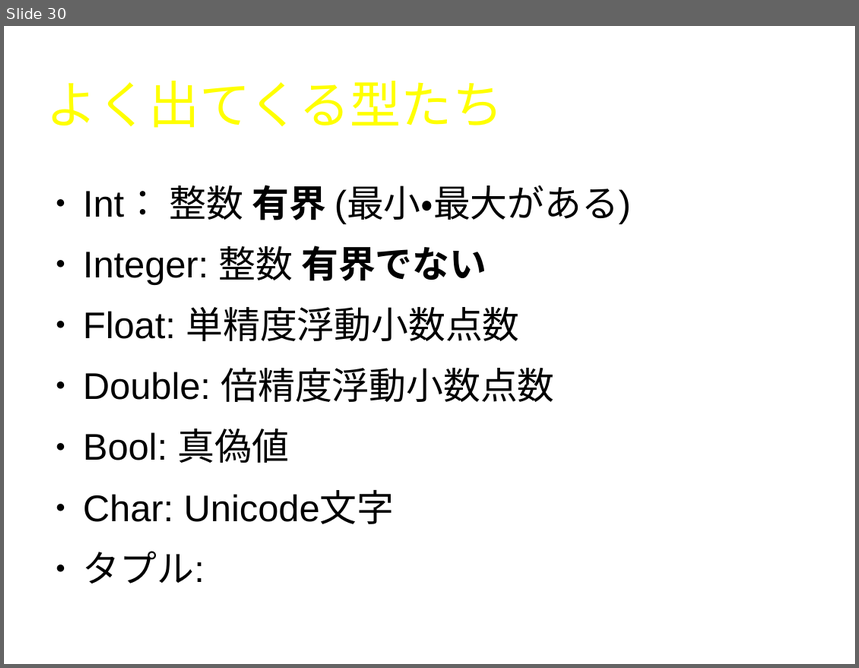
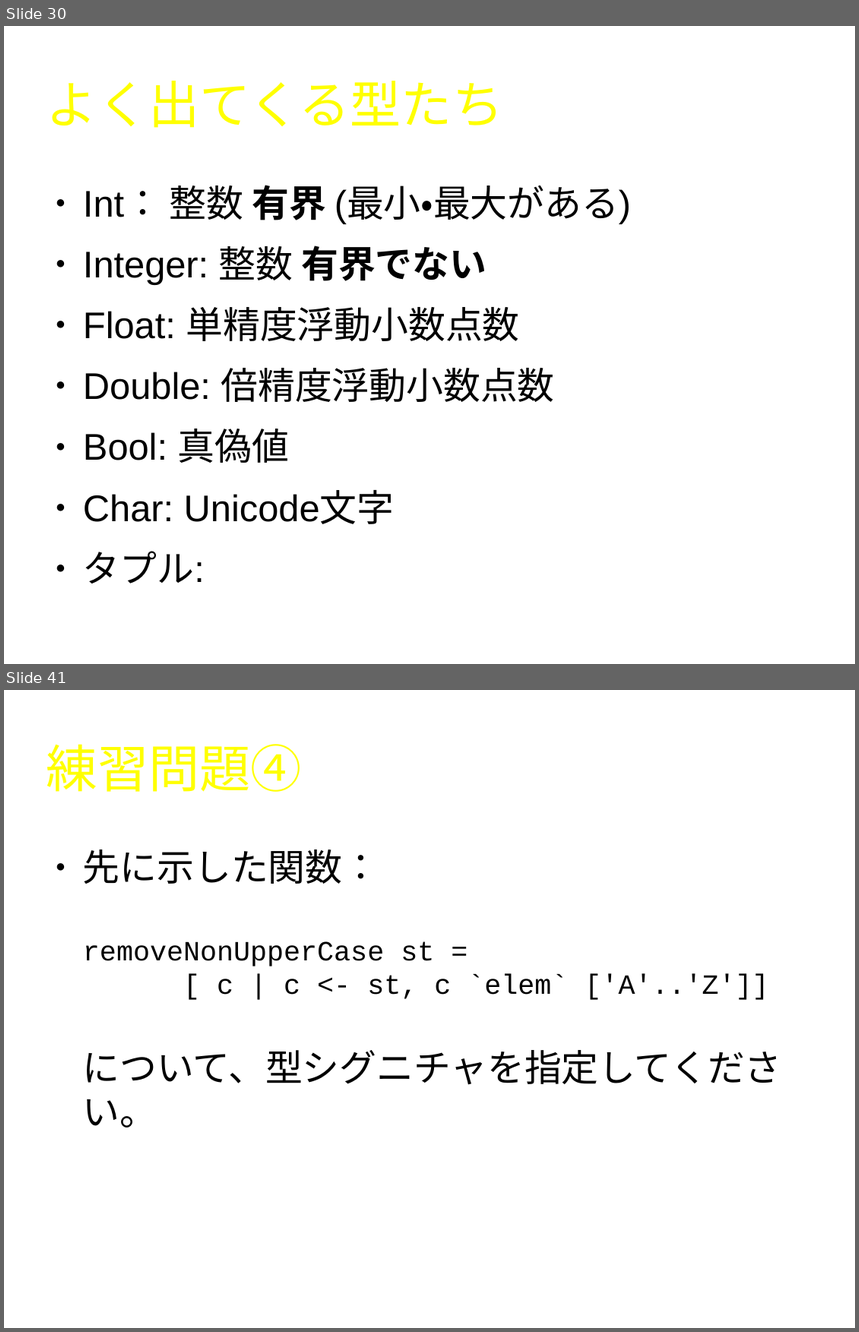
Before and after one commit to naruoga/LYaHfGGreadingMIS, a slide deck: 201310/LYaHfGG1.odp. Shown one above the other, each under a label of ours: slide 30 before the commit, slides 30 and 41 after it; the slides between them are not shown. The pictures are 859x668 and 859x1332 pixels, drawn with LibreOffice and Linux fonts; fonts in the diff are those of the drawing; background and template pictures are left out. Boxes give left, top, right and bottom in pixels: in the first picture for what was removed or moved away, otherwise in the second. Text is boxed around its words. In the diff, an @@ line names an element or a change of style, - is before the commit and + after.

```diff
--- a/201310/LYaHfGG1.odp
+++ b/201310/LYaHfGG1.odp
@@ slide 41 added at [4, 690, 855, 1328], background #FFFFFF @@
@@ title added at [47, 744, 302, 792], 47.6 pt, text #FFFF00 @@
+練習問題④
@@ text added at [83, 850, 782, 1128], 26 pt, text #000000 @@
+● 先に示した関数：
+  removeNonUpperCase st =
+  [ c | c <- st, c `elem` ['A'..'Z']]
+  について、型シグニチャを指定してください。
```
Also in this commit, not shown: 3 slides changed, 10 other slides added.
